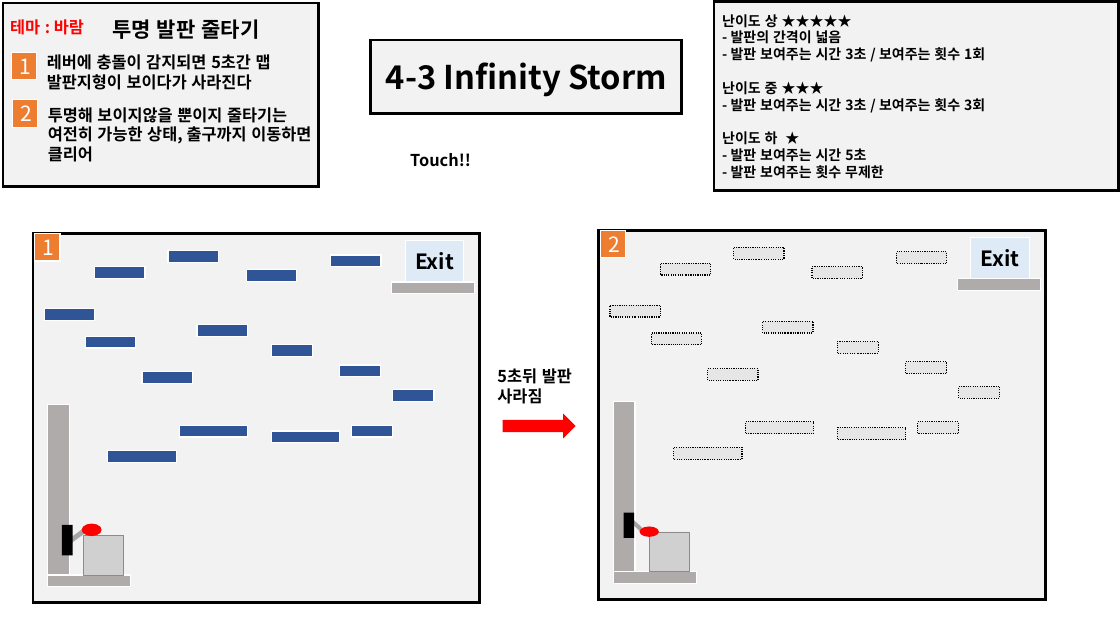
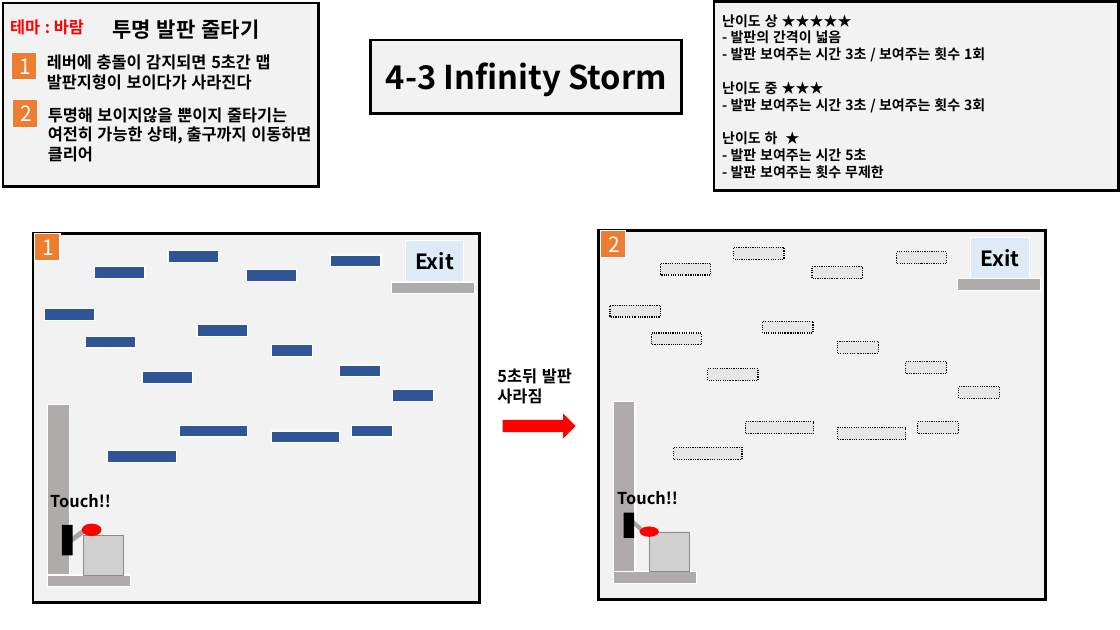
Before and after one commit to YDGYDGYDG/TeamHolyShit, a slide deck: slide 3 of 개인작업폴더/유건희/Infinite Strom.pptx. Drawn at 1120x630 pixels with LibreOffice and Linux fonts; fonts in the diff are those of the drawing; grey boxes stand for pictures. Boxes give left, top, right and bottom in pixels: in the first picture for what was removed or moved away, otherwise in the second. Text is boxed around its words. In the diff, an @@ line names an element or a change of style, - is before the commit and + after.

```diff
--- a/개인작업폴더/유건희/Infinite Strom.pptx
+++ b/개인작업폴더/유건희/Infinite Strom.pptx
@@ text "Touch!!" rewrapped from <box>410,153,471,167</box> to <box>50,490,111,512</box> @@
@@ text added at <box>617,487,678,509</box>, 14 pt, text #000000, bold @@
+Touch!!
```
Also in this commit, not shown: 6 other files.
